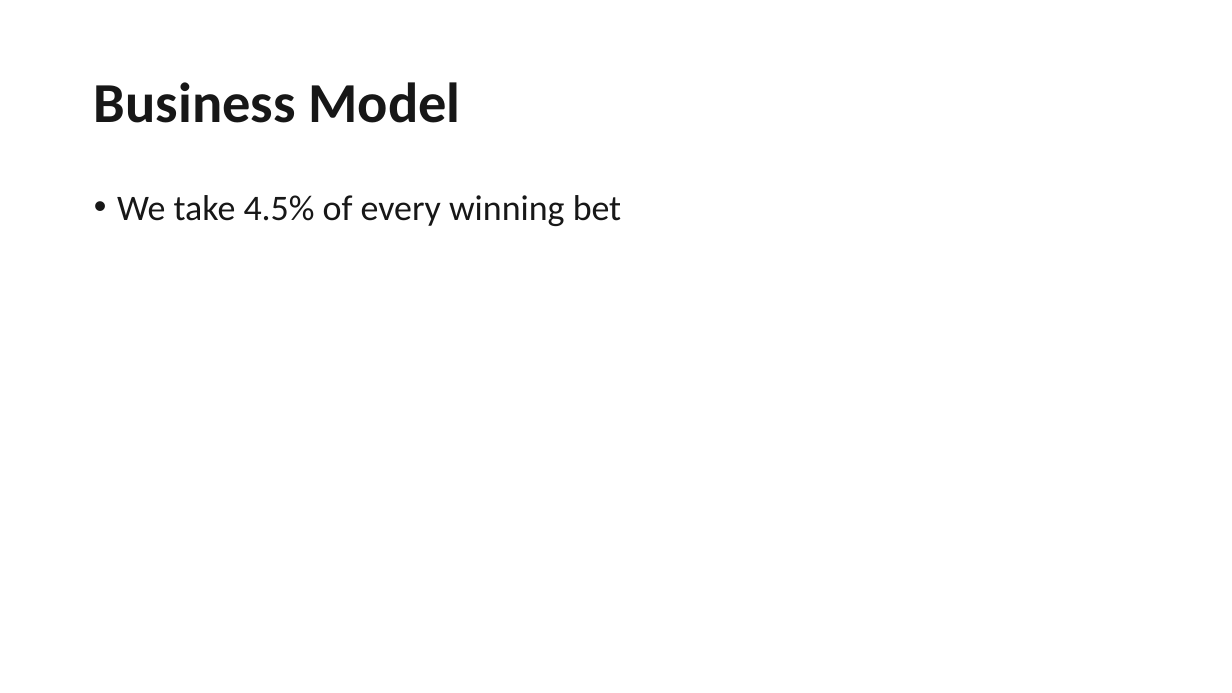
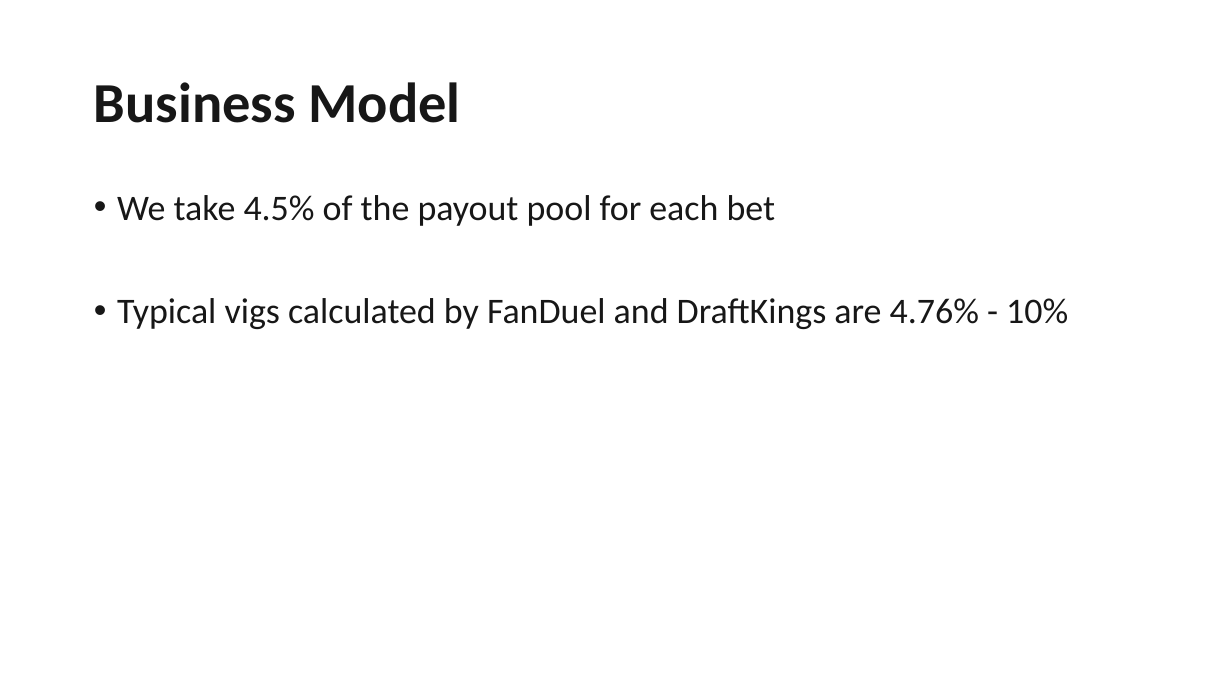
Before and after one commit to geektechniquestudios/ChessWager, a slide deck: slide 4 of brand-assets/pitch-deck/ChessWagerPitchDeck.pptx. Drawn at 1232x693 pixels with LibreOffice and Linux fonts; fonts in the diff are those of the drawing. Boxes give left, top, right and bottom in pixels: in the first picture for what was removed or moved away, otherwise in the second. Text is boxed around its words. In the diff, an @@ line names an element or a change of style, - is before the commit and + after.

```diff
--- a/brand-assets/pitch-deck/ChessWagerPitchDeck.pptx
+++ b/brand-assets/pitch-deck/ChessWagerPitchDeck.pptx
@@ text at bbox=[117, 195, 1068, 329]: text changed @@
-• We take 4.5% of every winning bet
+• We take 4.5% of the payout pool for each bet
+• Typical vigs calculated by FanDuel and DraftKings are 4.76% - 10%
```
Also in this commit, not shown: 4 other slides changed, 2 slides added.
